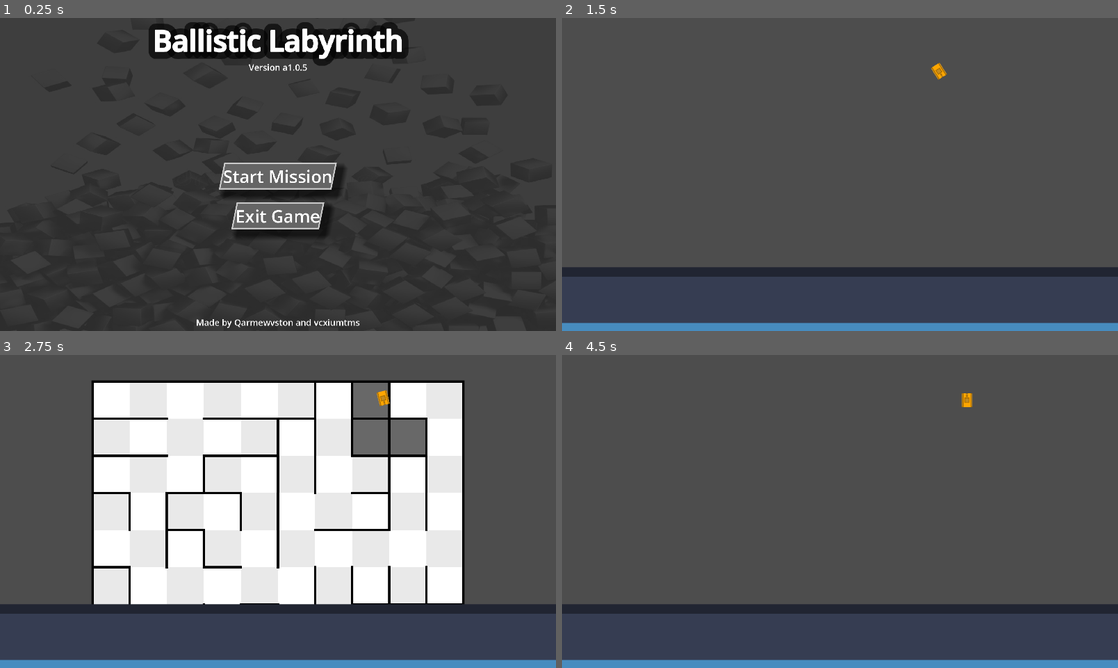
Above: before the commit, frames 1-4 (two rows, left to right).
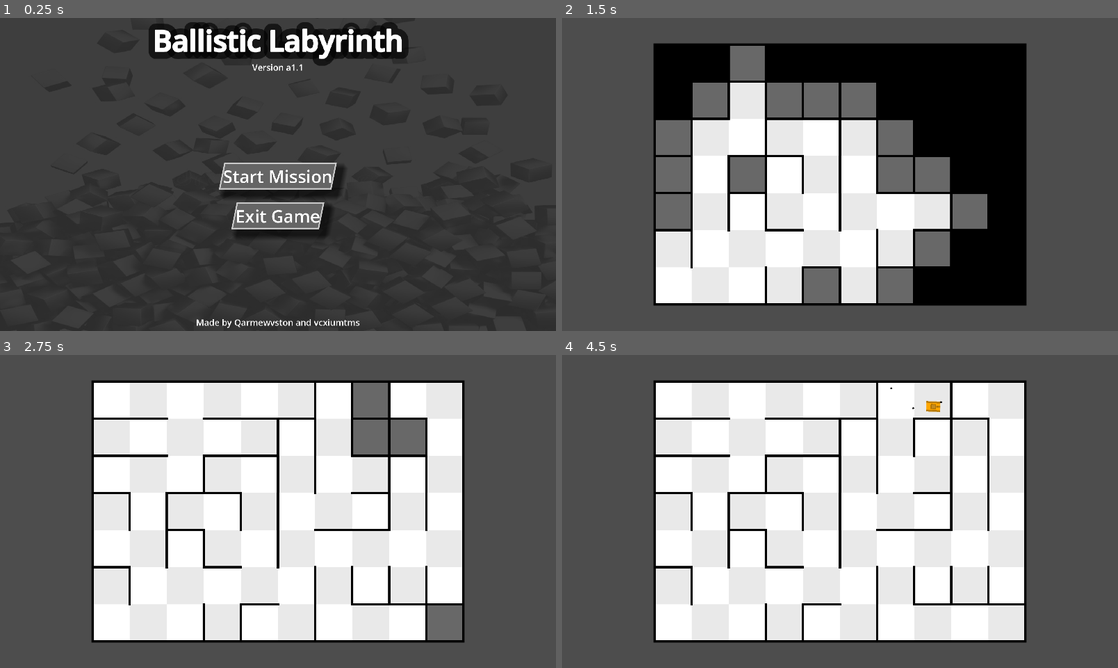
Above: after the commit, the same moments.

Repository: Wizzoplit273/Ballistic-Labyrinth
Game: Godot game, scene res://origin.tscn
Two runs of this game, one before a commit and one after it. Both use one fixed random seed, a clock stepped at 60 frames per second and the inputs below. The engine's default icon, where the game draws it, is replaced by a stand-in: a white triangle on a blue panel in a dark square.
Inputs:
- Up to frame 1 (0.25 s): no input
- Up to frame 2 (1.5 s): click "Start Mission" at 0.5 s; hold Up (MoveForward) from 1.28 s (still down); tap Space (TEMPORARYShowHide, bound only before the commit) at 1.35 s
- Up to frame 3 (2.75 s): release Up (MoveForward) at 2.03 s; hold Down (MoveBackward) from 2.03 s (still down); tap Right (RotateClockwise) at 2.1 s; tap Space (TEMPORARYShowHide, bound only before the commit) at 2.3 s
- Up to frame 4 (4.5 s): release Down (MoveBackward) at 2.78 s; hold Left (RotateCounterclockwise) 2.78-3.53 s; hold Up (MoveForward) 2.78-4.28 s; tap Space (TEMPORARYShowHide, bound only before the commit) at 3.05, 3.6, 4.35 s; hold Down (MoveBackward) from 4.28 s (still down)

The runs differ from the first frame. In frame 1, 0.1% of the frame differs, in the area x 44-56%, y 14-17%; in frame 2, 60%; in frame 3, 12%; in frame 4, 60%, in the area x 0-100%, y 8-100%.

Commit message:
Archive 0.1/a1.1

Diff:
--- a/ingame/levels/mission_levels/level_1.gd
+++ b/ingame/levels/mission_levels/level_1.gd
@@ -1,19 +1,19 @@
 extends Node
 
-# wall physics will be a separate thing, however it'll be pretty trivial to implement it for margin walls
+## this variable is modified by the parent scene, which is the origin scene(origin.tscn)
+var DEBUG_is_checking_maze: bool = false
+
+signal maze_finished
 
 func _ready() -> void:
 	create_maze_ground_and_margins()
 	generate_maze_with_randomized_prim()
-	place_player_on_map()
+	await maze_finished
 	implement_maze_edges_physics()
 	implement_maze_walls_physics()
-
-func _process(_delta: float) -> void:
-	if Input.is_action_just_pressed("TEMPORARYShowHide"): # temporary, for debugging
-		$Map/Ground.visible = not $Map/Ground.visible
-		$Map/Walls.visible = not $Map/Walls.visible
-		$Map/Edges.visible = not $Map/Edges.visible
+	place_player_on_map()
+
+func _process(_delta: float) -> void: pass
 
 ## first vector entry is width, second is height
 const TILE_SIZE: int = 16
@@ -43,8 +43,8 @@
 ##	-	2 means left
 ##	-	3 means up
 
-func create_maze_visual_wall(map_coordinates: Vector2i, adjacency: int) -> void:
-	if adjacency <= -1 or adjacency >= 4: return
+func get_maze_primary_wall(map_coordinates: Vector2i, adjacency: int) -> Vector2i:
+	if adjacency <= -1 or adjacency >= 4: return Vector2i.ONE * -1
 	# scale ratio has to effectively be an integer(for now, at least)
 	var scale_ratio: int = $Map/Ground.scale.x / $Map/Walls.scale.x
 	var wall_coordinates: Vector2i
@@ -53,117 +53,70 @@
 	if adjacency == 0:
 		wall_coordinates.x += 1
 		wall_coordinates.y += scale_ratio
-		$Map/Walls.set_cell(wall_coordinates, 1, Vector2i.ZERO, 1)
-		wall_coordinates.x -= 1
-		wall_coordinates.y += 1
-		$Map/Walls.set_cell(wall_coordinates, 1, Vector2i.ZERO, 1)
 	if adjacency == 1:
 		wall_coordinates.x -= scale_ratio
 		wall_coordinates.y += scale_ratio
-		$Map/Walls.set_cell(wall_coordinates, 1, Vector2i.ZERO, 0)
-		wall_coordinates.x += 1
-		wall_coordinates.y += 1
-		$Map/Walls.set_cell(wall_coordinates, 1, Vector2i.ZERO, 0)
 	if adjacency == 2:
 		wall_coordinates.x -= 1
-		$Map/Walls.set_cell(wall_coordinates, 1, Vector2i.ZERO, 1)
-		wall_coordinates.x -= 1
-		wall_coordinates.y += 1
-		$Map/Walls.set_cell(wall_coordinates, 1, Vector2i.ZERO, 1)
 	if adjacency == 3: ## it's already calculated for adjacency == 3 by default
-		$Map/Walls.set_cell(wall_coordinates, 1, Vector2i.ZERO, 0)
-		wall_coordinates.x += 1
-		wall_coordinates.y += 1
-		$Map/Walls.set_cell(wall_coordinates, 1, Vector2i.ZERO, 0)
+		pass
+	return wall_coordinates
+
+func get_maze_primary_wall_increment(adjacency: int) -> Vector2i:
+	if adjacency == 0: return Vector2i(-1, 1)
+	if adjacency == 1: return Vector2i(1, 1)
+	if adjacency == 2: return Vector2i(-1, 1)
+	if adjacency == 3: return Vector2i(1, 1)
+	return Vector2i.ZERO
+
+func create_maze_visual_wall(map_coordinates: Vector2i, adjacency: int) -> void:
+	if adjacency <= -1 or adjacency >= 4: return
+	var wall_coordinates: Vector2i = get_maze_primary_wall(map_coordinates, adjacency)
+	$Map/Walls.set_cell(wall_coordinates, 1, Vector2i.ZERO, (adjacency + 1) % 2)
+	wall_coordinates += get_maze_primary_wall_increment(adjacency)
+	$Map/Walls.set_cell(wall_coordinates, 1, Vector2i.ZERO, (adjacency + 1) % 2)
 
 func delete_maze_visual_wall(map_coordinates: Vector2i, adjacency: int) -> void:
 	if adjacency <= -1 or adjacency >= 4: return
-	# scale ratio has to effectively be an integer(for now, at least)
-	var scale_ratio: int = $Map/Ground.scale.x / $Map/Walls.scale.x
-	var wall_coordinates: Vector2i
-	wall_coordinates.x = (map_coordinates.x - map_coordinates.y) * scale_ratio
-	wall_coordinates.y = (map_coordinates.x + map_coordinates.y) * scale_ratio
-	if adjacency == 0:
-		wall_coordinates.x += 1
-		wall_coordinates.y += scale_ratio
-		$Map/Walls.set_cell(wall_coordinates)
-		wall_coordinates.x -= 1
-		wall_coordinates.y += 1
-		$Map/Walls.set_cell(wall_coordinates)
-	if adjacency == 1:
-		wall_coordinates.x -= scale_ratio
-		wall_coordinates.y += scale_ratio
-		$Map/Walls.set_cell(wall_coordinates)
-		wall_coordinates.x += 1
-		wall_coordinates.y += 1
-		$Map/Walls.set_cell(wall_coordinates)
-	if adjacency == 2:
-		wall_coordinates.x -= 1
-		$Map/Walls.set_cell(wall_coordinates)
-		wall_coordinates.x -= 1
-		wall_coordinates.y += 1
-		$Map/Walls.set_cell(wall_coordinates)
-	if adjacency == 3: ## it's already calculated for adjacency == 3 by default
-		$Map/Walls.set_cell(wall_coordinates)
-		wall_coordinates.x += 1
-		wall_coordinates.y += 1
-		$Map/Walls.set_cell(wall_coordinates)
+	var wall_coordinates: Vector2i = get_maze_primary_wall(map_coordinates, adjacency)
+	$Map/Walls.set_cell(wall_coordinates)
+	wall_coordinates += get_maze_primary_wall_increment(adjacency)
+	$Map/Walls.set_cell(wall_coordinates)
 
 func maze_visual_wall_exists(map_coordinates: Vector2i, adjacency: int) -> bool:
 	if adjacency <= -1 or adjacency >= 4: return false
+	var result: int = $Map/Walls.get_cell_source_id(get_maze_primary_wall(map_coordinates, adjacency))
+	if OS.is_debug_build() and DEBUG_is_checking_maze:
+		print("maze_visual_wall_exists(", map_coordinates, ", ", adjacency, "): ", result)
+	return $Map/Walls.get_cell_source_id(get_maze_primary_wall(map_coordinates, adjacency)) != -1
+
+func get_visual_wall_world_coordinates(map_coordinates: Vector2i, adjacency: int) -> Vector2:
+	if adjacency <= -1 or adjacency >= 4: return Vector2.ONE * -1
 	var scale_ratio: int = $Map/Ground.scale.x / $Map/Walls.scale.x
-	var wall_coordinates: Vector2i
-	wall_coordinates.x = (map_coordinates.x - map_coordinates.y) * scale_ratio
-	wall_coordinates.y = (map_coordinates.x + map_coordinates.y) * scale_ratio
-	if adjacency == 0:
-		wall_coordinates.x += 1
-		wall_coordinates.y += scale_ratio
-		if $Map/Walls.get_cell_source_id(wall_coordinates) != -1: return true
-	if adjacency == 1:
-		wall_coordinates.x -= scale_ratio
-		wall_coordinates.y += scale_ratio
-		if $Map/Walls.get_cell_source_id(wall_coordinates) != -1: return true
-	if adjacency == 2:
-		wall_coordinates.x -= 1
-		if $Map/Walls.get_cell_source_id(wall_coordinates) != -1: return true
-	if adjacency == 3: ## it's already calculated for adjacency == 3 by default
-		if $Map/Walls.get_cell_source_id(wall_coordinates) != -1: return true
-	return false
-
-func get_visual_wall_world_coordinates(map_coordinates: Vector2i, adjacency: int) -> Vector2:
-	if adjacency <= -1 or adjacency >= 4: return Vector2.ZERO
-	var scale_ratio: int = $Map/Ground.scale.x / $Map/Walls.scale.x
-	var wall_coordinates: Vector2i
-	var returned_coordinates: Vector2
-	var wall_coordinates_difference: Vector2 = $Map/Walls.map_to_local(Vector2i.RIGHT) - $Map/Walls.map_to_local(Vector2i.ZERO)
-	wall_coordinates.x = (map_coordinates.x - map_coordinates.y) * scale_ratio
-	wall_coordinates.y = (map_coordinates.x + map_coordinates.y) * scale_ratio
-	if adjacency == 0:
-		wall_coordinates.x += 1
-		wall_coordinates.y += scale_ratio
-		returned_coordinates = $Map/Walls.map_to_local(wall_coordinates)
-		returned_coordinates.x *= $Map/Walls.scale.x
-		returned_coordinates.y *= $Map/Walls.scale.y
-		returned_coordinates.y -= wall_coordinates_difference.y / 2
-	if adjacency == 1:
-		wall_coordinates.x -= scale_ratio
-		wall_coordinates.y += scale_ratio
-		returned_coordinates = $Map/Walls.map_to_local(wall_coordinates)
-		returned_coordinates.x *= $Map/Walls.scale.x
-		returned_coordinates.y *= $Map/Walls.scale.y
-		returned_coordinates.x -= wall_coordinates_difference.x / 2
-	if adjacency == 2:
-		wall_coordinates.x -= 1
-		returned_coordinates = $Map/Walls.map_to_local(wall_coordinates)
-		returned_coordinates.x *= $Map/Walls.scale.x
-		returned_coordinates.y *= $Map/Walls.scale.y
-		returned_coordinates.y -= wall_coordinates_difference.y / 2
-	if adjacency == 3: ## it's already calculated for adjacency == 3 by default
-		returned_coordinates = $Map/Walls.map_to_local(wall_coordinates)
-		returned_coordinates.x *= $Map/Walls.scale.x
-		returned_coordinates.y *= $Map/Walls.scale.y
-		returned_coordinates.x -= wall_coordinates_difference.x / 2
-	return returned_coordinates
+	var primary_wall: Vector2 = get_maze_primary_wall(map_coordinates, adjacency)
+	var secondary_wall: Vector2 = Vector2i(primary_wall) + get_maze_primary_wall_increment(adjacency)
+	primary_wall = $Map/Walls.map_to_local(primary_wall) / scale_ratio - Vector2(0, scale_ratio * 2)
+	secondary_wall = $Map/Walls.map_to_local(secondary_wall) / scale_ratio - Vector2(0, scale_ratio * 2)
+	return (primary_wall + secondary_wall) / 2
+
+## direction == 0 means positive y axis
+## direction == 1 means negative x axis
+## direction == 2 means negative y axis
+## direction == 3 means positive x axis
+func modify_physics_wall_length(wall_node: StaticBody2D, wall_increment: int, direction: int) -> void:
+	if direction <= -1 or direction >= 4: return
+	var primary_wall: Vector2 = get_maze_primary_wall(Vector2i.ZERO, 1)
+	var secondary_wall: Vector2 = Vector2i(primary_wall) + get_maze_primary_wall_increment(1)
+	var unit_wall_length: float = ($Map/Walls.map_to_local(secondary_wall) - $Map/Walls.map_to_local(primary_wall)).x
+	var int_is_positive_axis: int = int(direction == 0 or direction == 3) * 2 - 1
+	# idk how to calculate magic_tile_offset for now, neither how to name it, but it makes the code work ;)
+	var magic_tile_offset: int = 8
+	if direction == 1 or direction == 3:
+		wall_node.position.x += unit_wall_length * wall_increment / 2 * int_is_positive_axis
+		wall_node.scale.x += (unit_wall_length * wall_increment / 2 + magic_tile_offset) * int_is_positive_axis
+	if direction == 0 or direction == 2:
+		wall_node.position.y += unit_wall_length * wall_increment / 2 * int_is_positive_axis
+		wall_node.scale.y += (unit_wall_length * wall_increment / 2 + magic_tile_offset) * int_is_positive_axis
 
 ## Randomized Prim's Algorithm: it's the primary maze generating algorithm for this project
 func generate_maze_with_randomized_prim() -> void:
@@ -199,6 +152,7 @@
 		frontier_cells.remove_at(selected_frontier_cell_index)
 		configure_as_maze_cell(selected_cell, maze_cells, frontier_cells)
 		i += 1
+	maze_finished.emit()
 
 func configure_as_maze_cell(selected_cell: Vector2i, maze_cells: PackedVector2Array, frontier_cells: PackedVector2Array) -> void:
 	maze_cells.append(selected_cell)
@@ -263,6 +217,7 @@
 	$Player.position += offset_vector
 	$Player.rotation = rng.randf_range(0, PI * 2)
 	$Player.visible = true
+	$Player.process_mode = Node.PROCESS_MODE_INHERIT
 
 func implement_maze_edges_physics() -> void:
 	var maze_corner: Vector2
@@ -285,59 +240,109 @@
 	%UpEdgeWall.position.y = 0
 	%UpEdgeWall.scale.x = maze_size.x * $Map/Ground.scale.x * $Map/Ground.scale.x / $Map/Walls.scale.x
 
-const TEMPORARY_DEBUG_WALL_PHYSICS_TEXTURE_PATH: String = "res://icon.svg"
+#const TEMPORARY_DEBUG_WALL_PHYSICS_TEXTURE_PATH: String = "res://icon.svg"
 const TILE_MAZE_WALL_PATH: String = "res://ingame/tiles/tile_maze_wall.png"
-# I have to examine the EFFECTIVE_TILE_WIDTH variable to see if loading works
 var EFFECTIVE_TILE_WIDTH: int = load(TILE_MAZE_WALL_PATH).get_width() - 1
 func implement_maze_walls_physics() -> void:
 	implement_maze_horizontal_walls_physics()
 	implement_maze_vertical_walls_physics()
 
-# UNFINISHED from here
 func new_collision_shape() -> CollisionShape2D:
 	var physics_shape_ref: CollisionShape2D = CollisionShape2D.new()
 	var shape_ref: RectangleShape2D = RectangleShape2D.new()
-	var temporary_debug: Texture2D = load(TEMPORARY_DEBUG_WALL_PHYSICS_TEXTURE_PATH)
-	var sprite_ref: Sprite2D = Sprite2D.new()
-	sprite_ref.texture = temporary_debug
-	physics_shape_ref.add_child(sprite_ref)
+	#var temporary_debug: Texture2D = load(TEMPORARY_DEBUG_WALL_PHYSICS_TEXTURE_PATH)
 	shape_ref.set_size(Vector2.ONE)
 	physics_shape_ref.shape = shape_ref
 	return physics_shape_ref
 
 func implement_maze_horizontal_walls_physics() -> void:
 	var selected_cell: Vector2i
-	var wall_position: Vector2
 	var is_extending_wall: bool
 	var physics_wall_ins: StaticBody2D
-
+	if OS.is_debug_build() and DEBUG_is_checking_maze:
+		print("\t\t\t\t\t\t\t\t\t\timplementing maze horizontal walls physics")
 	for row: int in range(0, maze_size.y - 1):
-		print("on row: ", row)
+		if OS.is_debug_build() and DEBUG_is_checking_maze:
+			print("on row: ", row)
 		is_extending_wall = false
-		for column: int in range(0, maze_size.x - 1):
-			print("\ton column: ", column)
+		for column: int in range(0, maze_size.x):
+			if OS.is_debug_build() and DEBUG_is_checking_maze:
+				print("\ton column: ", column)
 			selected_cell = Vector2i(column, row)
-			print("\tselected cell: ", selected_cell)
-			wall_position = get_visual_wall_world_coordinates(selected_cell, 1)
-			print("\twall position: ", wall_position)
+			if OS.is_debug_build() and DEBUG_is_checking_maze:
+				print("\tselected cell: ", selected_cell)
 			if maze_visual_wall_exists(selected_cell, 1) and not is_extending_wall:
-				print("\t\tvisual wall exists and can initiate!")
+				if OS.is_debug_build() and DEBUG_is_checking_maze:
+					print("\t\tvisual wall exists and can initiate!")
 				physics_wall_ins = StaticBody2D.new()
 				var collision_shape: CollisionShape2D = new_collision_shape()
 				physics_wall_ins.add_child(collision_shape)
 				$Map/PhysicsWalls.add_child(physics_wall_ins)
 				physics_wall_ins.owner = self
-				physics_wall_ins.position = wall_position
+				physics_wall_ins.position = get_visual_wall_world_coordinates(selected_cell, 1)
 				physics_wall_ins.scale.x = EFFECTIVE_TILE_WIDTH
 				is_extending_wall = true
 				continue
 			if maze_visual_wall_exists(selected_cell, 1) and is_extending_wall:
-				print("\t\tvisual wall exists and can extend!")
-				physics_wall_ins.position.x += (EFFECTIVE_TILE_WIDTH - 1) / physics_wall_ins.scale.x
-				physics_wall_ins.scale.x += EFFECTIVE_TILE_WIDTH - 1
+				if OS.is_debug_build() and DEBUG_is_checking_maze:
+					print("\t\tvisual wall exists and can extend!")
+				modify_physics_wall_length(physics_wall_ins, 1, 3)
 			if not maze_visual_wall_exists(selected_cell, 1):
-				print("\t\tvisual wall doesn't exist here...")
+				if OS.is_debug_build() and DEBUG_is_checking_maze:
+					print("\t\t\tVISUAL WALL DOESN'T EXIST HERE...")
 				is_extending_wall = false
 
 func implement_maze_vertical_walls_physics() -> void:
-	pass
+	var selected_cell: Vector2i
+	var is_extending_wall: bool
+	var physics_wall_ins: StaticBody2D
+	if OS.is_debug_build() and DEBUG_is_checking_maze:
+		print("\t\t\t\t\t\t\t\t\t\timplementing maze vertical walls physics")
+	for column: int in range(0, maze_size.x - 1):
+		if OS.is_debug_build() and DEBUG_is_checking_maze:
+			print("on column: ", column)
+		is_extending_wall = false
+		for row: int in range(0, maze_size.y):
+			if OS.is_debug_build() and DEBUG_is_checking_maze:
+				print("\ton row: ", row)
+			selected_cell = Vector2i(column, row)
+			if OS.is_debug_build() and DEBUG_is_checking_maze:
+				print("\tselected cell: ", selected_cell)
+			if maze_visual_wall_exists(selected_cell, 0) and not is_extending_wall:
+				if OS.is_debug_build() and DEBUG_is_checking_maze:
+					print("\t\tvisual wall exists and can initiate!")
+				physics_wall_ins = StaticBody2D.new()
+				var collision_shape: CollisionShape2D = new_collision_shape()
+				physics_wall_ins.add_child(collision_shape)
+				$Map/PhysicsWalls.add_child(physics_wall_ins)
+				physics_wall_ins.owner = self
+				physics_wall_ins.position = get_visual_wall_world_coordinates(selected_cell, 0)
+				physics_wall_ins.scale.y = EFFECTIVE_TILE_WIDTH
+				is_extending_wall = true
+				continue
+			if maze_visual_wall_exists(selected_cell, 0) and is_extending_wall:
+				if OS.is_debug_build() and DEBUG_is_checking_maze:
+					print("\t\tvisual wall exists and can extend!")
+				modify_physics_wall_length(physics_wall_ins, 1, 0)
+			if not maze_visual_wall_exists(selected_cell, 0):
+				if OS.is_debug_build() and DEBUG_is_checking_maze:
+					print("\t\t\tVISUAL WALL DOESN'T EXIST HERE...")
+				is_extending_wall = false
+
+const NEW_BULLET_PATH: String = "res://ingame/projectiles/bullet.tscn"
+var bullet_ins: RigidBody2D = null
+func _on_player_shoot() -> void:
+	if $Player.bullet_count >= $Player.MAX_BULLET_COUNT: return
+	bullet_ins = load(NEW_BULLET_PATH).instantiate()
+	$Bullets.add_child(bullet_ins)
+	bullet_ins.position = $Player.position + Vector2($Player.BULLET_SPAWN_OFFSET, 0).rotated($Player.rotation)
+	bullet_ins.apply_central_impulse(Vector2($Player.BULLET_SPEED, 0).rotated($Player.rotation))
+	bullet_ins.connect("despawn", on_bullet_despawn)
+	bullet_ins.set_meta("owner_id", "player")
+	$Player.bullet_count += 1
+
+
+## connected to each bullet's despawn signal
+func on_bullet_despawn(node: RigidBody2D) -> void:
+	if node.get_meta("owner_id", "NULL") == "player": $Player.bullet_count -= 1
+	node.queue_free()
--- a/ingame/levels/mission_levels/level_1.tscn
+++ b/ingame/levels/mission_levels/level_1.tscn
@@ -78,3 +78,8 @@
 
 [node name="Player" parent="." instance=ExtResource("3_pyw2e")]
 visible = false
+
+[node name="Bullets" type="Node2D" parent="."]
+metadata/_edit_lock_ = true
+
+[connection signal="shoot" from="Player" to="." method="_on_player_shoot"]
--- a/ingame/player/player.gd
+++ b/ingame/player/player.gd
@@ -1,7 +1,15 @@
 extends RigidBody2D
+
+signal shoot
 
 const LINEAR_SPEED: float = 200.0
 const ANGULAR_SPEED: float = 300.0
+const BULLET_SPAWN_OFFSET: float = 25.0
+const BULLET_SPEED: float = 350.0
+const MAX_BULLET_COUNT: int = 5
+
+## updated by the parent level scene
+var bullet_count: int = 0
 
 func _physics_process(delta: float) -> void:
 	if not visible: return
@@ -15,3 +23,6 @@
 		angular_velocity = ANGULAR_SPEED * delta
 	if Input.is_action_pressed("RotateCounterclockwise"):
 		angular_velocity = -ANGULAR_SPEED * delta
+
+	if Input.is_action_just_pressed("Shoot"):
+		shoot.emit()
--- a/ingame/player/player.tscn
+++ b/ingame/player/player.tscn
@@ -10,6 +10,7 @@
 size = Vector2(16, 13)
 
 [node name="Player" type="RigidBody2D"]
+process_mode = 4
 physics_material_override = SubResource("PhysicsMaterial_1etb5")
 gravity_scale = 0.0
 script = ExtResource("1_2w6dw")
@@ -28,3 +29,6 @@
 [node name="Image" type="Sprite2D" parent="Rest"]
 texture = ExtResource("2_1etb5")
 metadata/_edit_lock_ = true
+
+[node name="Bullets" type="Node2D" parent="."]
+metadata/_edit_lock_ = true
--- /dev/null
+++ b/ingame/projectiles/bullet.gd
@@ -0,0 +1,6 @@
+extends RigidBody2D
+
+signal despawn(RigidBody2D)
+
+func _on_lifespan_timer_timeout() -> void:
+	despawn.emit(self)
--- /dev/null
+++ b/ingame/projectiles/bullet.tscn
@@ -0,0 +1,37 @@
+[gd_scene load_steps=5 format=3 uid="uid://bqib0lsdt7lu8"]
+
+[ext_resource type="PhysicsMaterial" uid="uid://4y2mfy5r8u5v" path="res://ingame/projectiles/bullet_physics_material.tres" id="1_4jkvu"]
+[ext_resource type="Texture2D" uid="uid://xa5vxaptiwsv" path="res://ingame/projectiles/bullet_normal.png" id="1_qp50q"]
+[ext_resource type="Script" uid="uid://c116i4g5og7gj" path="res://ingame/projectiles/bullet.gd" id="2_wrvnv"]
+
+[sub_resource type="CircleShape2D" id="CircleShape2D_d633r"]
+radius = 32.0
+
+[node name="Bullet" type="RigidBody2D"]
+mass = 0.1
+physics_material_override = ExtResource("1_4jkvu")
+gravity_scale = 0.0
+continuous_cd = 2
+script = ExtResource("2_wrvnv")
+metadata/_edit_lock_ = true
+metadata/owner_id = "NULL"
+
+[node name="LifespanTimer" type="Timer" parent="."]
+wait_time = 10.0
+one_shot = true
+autostart = true
+
+[node name="Rest" type="Node2D" parent="."]
+scale = Vector2(0.1, 0.1)
+metadata/_edit_lock_ = true
+
+[node name="Image" type="Sprite2D" parent="Rest"]
+texture = ExtResource("1_qp50q")
+metadata/_edit_lock_ = true
+
+[node name="Hitbox" type="CollisionShape2D" parent="."]
+scale = Vector2(0.1, 0.1)
+shape = SubResource("CircleShape2D_d633r")
+metadata/_edit_lock_ = true
+
+[connection signal="timeout" from="LifespanTimer" to="." method="_on_lifespan_timer_timeout"]
--- /dev/null
+++ b/ingame/projectiles/bullet_physics_material.tres
@@ -0,0 +1,5 @@
+[gd_resource type="PhysicsMaterial" format=3 uid="uid://4y2mfy5r8u5v"]
+
+[resource]
+friction = 0.0
+bounce = 1.0
--- a/ingame/tiles/wall_tileset.tres
+++ b/ingame/tiles/wall_tileset.tres
@@ -6,7 +6,7 @@
 texture = ExtResource("1_40juw")
 texture_region_size = Vector2i(18, 18)
 use_texture_padding = false
-0:0/next_alternative_id = 2
+0:0/next_alternative_id = 3
 0:0/0 = 0
 0:0/1 = 1
 0:0/1/transpose = true
--- a/origin.gd
+++ b/origin.gd
@@ -2,6 +2,19 @@
 
 func _ready() -> void:
 	$MainMenu.activate(true)
+
+var DEBUG_is_checking_maze: bool = false
+func _process(_delta: float) -> void:
+	if OS.is_debug_build() and Input.is_action_just_pressed("DEBUG_Toggle_Maze_Generation"):
+		DEBUG_is_checking_maze = not DEBUG_is_checking_maze
+		if current_level != null: current_level.DEBUG_is_checking_maze = DEBUG_is_checking_maze
+		$DEBUG_MazeCheck.visible = DEBUG_is_checking_maze
+		if DEBUG_is_checking_maze:
+			push_warning("DEBUG_Toggle_Maze_Generation is now ON")
+			print("\t\t\tDEBUG_Toggle_Maze_Generation is now ON")
+		else:
+			push_warning("DEBUG_Toggle_Maze_Generation is now OFF")
+			print("\t\t\tDEBUG_Toggle_Maze_Generation is now OFF")
 
 func stop_level() -> void:
 	play_level(-1)
@@ -21,4 +34,5 @@
 	if $CurrentLevelContainer.get_child_count() > 0 and current_level != null:
 		current_level.queue_free()
 	current_level = load(LEVEL_FILE_PREFIX + str(id + 1) + ".tscn").instantiate()
+	current_level.DEBUG_is_checking_maze = DEBUG_is_checking_maze
 	$CurrentLevelContainer.add_child(current_level)
--- a/origin.tscn
+++ b/origin.tscn
@@ -25,6 +25,24 @@
 script = ExtResource("1_tb4yc")
 
 [node name="CurrentLevelContainer" type="Node" parent="."]
+
+[node name="DEBUG_MazeCheck" type="CanvasLayer" parent="."]
+layer = 128
+visible = false
+
+[node name="Frame" type="VBoxContainer" parent="DEBUG_MazeCheck"]
+anchors_preset = 15
+anchor_right = 1.0
+anchor_bottom = 1.0
+grow_horizontal = 2
+grow_vertical = 2
+mouse_filter = 2
+metadata/_edit_lock_ = true
+
+[node name="Title" type="Label" parent="DEBUG_MazeCheck/Frame"]
+layout_mode = 2
+text = "Debug maze generation log messages are on. Press SHIFT + G to toggle it."
+metadata/_edit_lock_ = true
 
 [node name="PauseMenu" type="CanvasLayer" parent="."]
 process_mode = 3
--- a/project.godot
+++ b/project.godot
@@ -10,8 +10,8 @@
 
 [application]
 
-config/name="Ballistic Labyrinth a1.0.5"
-config/version="a1.0.5"
+config/name="Ballistic Labyrinth a1.1"
+config/version="a1.1"
 run/main_scene="uid://dl53xfp6aj77b"
 config/features=PackedStringArray("4.4", "Forward Plus")
 config/icon="uid://df5mouvis1adw"
@@ -29,6 +29,7 @@
 folder_colors={
 "res://ingame/": "blue",
 "res://ingame/levels/": "gray",
+"res://ingame/projectiles/": "yellow",
 "res://ingame/tiles/": "red",
 "res://ui/": "green"
 }
@@ -69,9 +70,15 @@
 , Object(InputEventKey,"resource_local_to_scene":false,"resource_name":"","device":-1,"window_id":0,"alt_pressed":false …(186 unchanged characters)…
 ]
 }
-TEMPORARYShowHide={
+DEBUG_Toggle_Maze_Generation={
+"deadzone": 0.2,
+"events": [Object(InputEventKey,"resource_local_to_scene":false,"resource_name":"","device":-1,"window_id":0,"alt_pressed":false,"shift_pressed":true,"ctrl_pressed":false,"meta_pressed":false,"pressed":false,"keycode":0,"physical_keycode":71,"key_label":0,"unicode":71,"location":0,"echo":false,"script":null)
+]
+}
+Shoot={
 "deadzone": 0.2,
 "events": [Object(InputEventKey,"resource_local_to_scene":false,"resource_name":"","device":-1,"window_id":0,"alt_press …(191 unchanged characters)…
+, Object(InputEventKey,"resource_local_to_scene":false,"resource_name":"","device":-1,"window_id":0,"alt_pressed":false,"shift_pressed":false,"ctrl_pressed":false,"meta_pressed":false,"pressed":false,"keycode":0,"physical_keycode":81,"key_label":0,"unicode":113,"location":0,"echo":false,"script":null)
 ]
 }
 
Not shown, added: ingame/projectiles/bullet.gd.uid
Binary file added: ingame/projectiles/bullet_normal.png
Not shown, added: ingame/projectiles/bullet_normal.png.import
